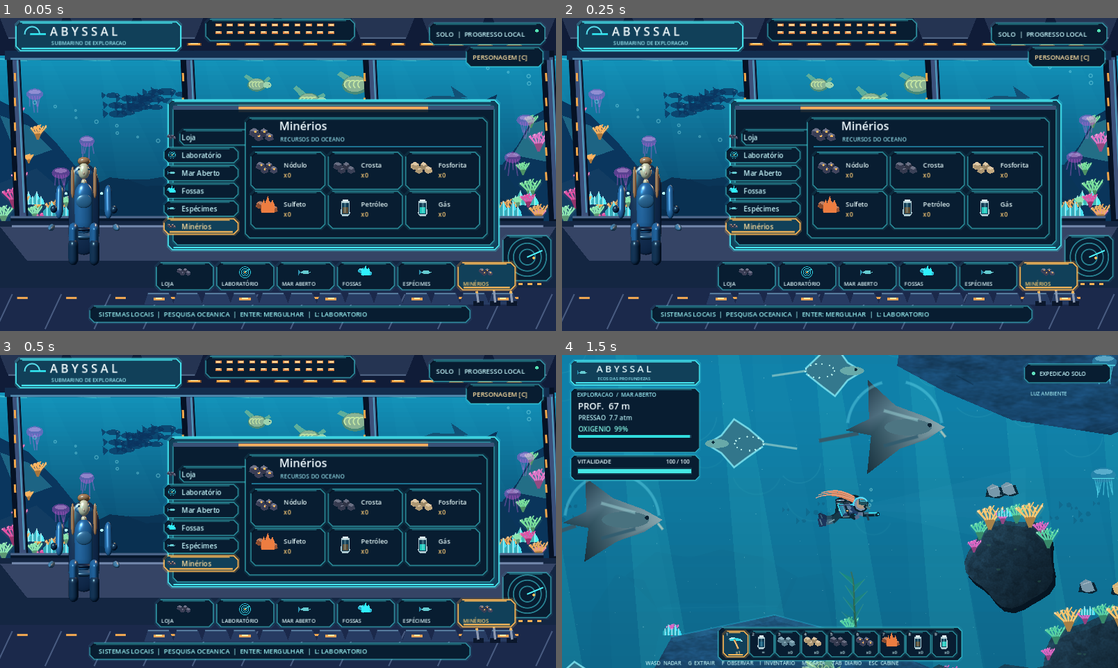
Above: before the commit, frames 1-4 (two rows, left to right).
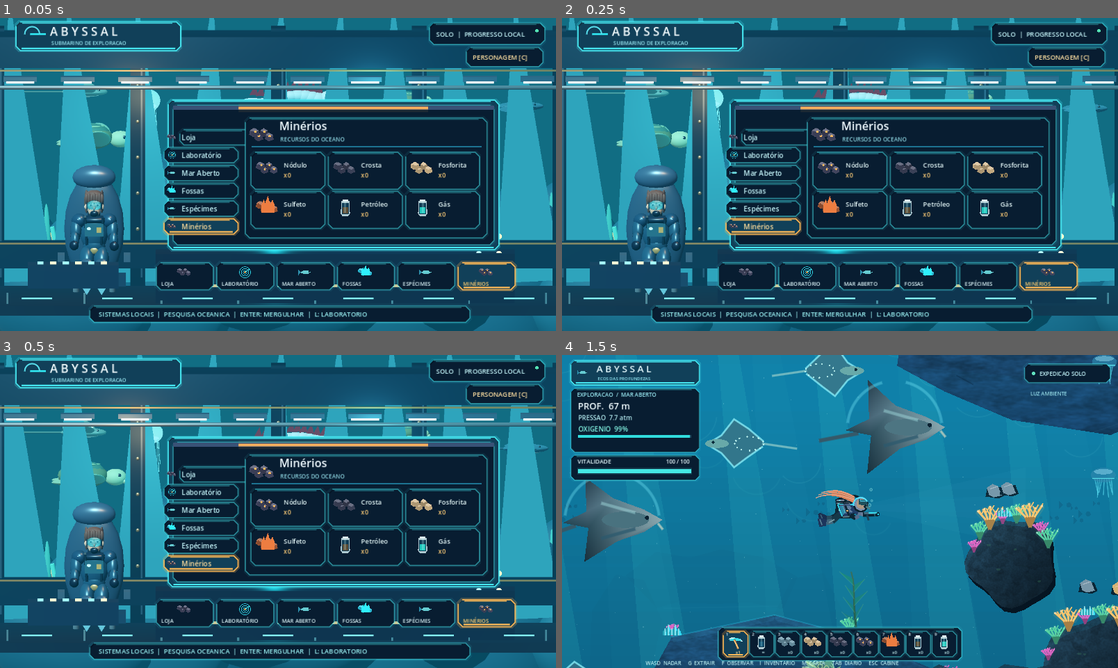
Above: after the commit, the same moments.

Repository: Esaneto/Abyssal-Godot
Game: Godot game, scene res://scenes/main.tscn
Same seed, same stepped clock (60 frames per second), same inputs: the game is played once before the commit and once after it.
Inputs (mouse positions are in pixels of both pictures, inside the frame that each line leads up to):
- Up to frame 1 (0.05 s): no input
- Up to frame 2 (0.25 s): no input
- Up to frame 3 (0.5 s): no input
- Up to frame 4 (1.5 s): tap Enter at 0.5 s; move the mouse to (962, 495) at 0.52 s; hold D (move_right) 0.53-1.25 s; tap V at 0.6 s; click (962, 495) at 0.67 s; tap Space at 0.77, 1.07 s; drag from (728, 527) to (812, 574) at 1.27 s

The runs differ from the first frame. In frame 1, 49% of the frame differs, in the area x 0-100%, y 0-100%; in frame 2, 49%; in frame 3, 49%; in frame 4, nothing differs.

Commit message:
Integrate full living 3D cabin and add native 3D validation captures

Diff:
--- a/scripts/abyssal_main.gd
+++ b/scripts/abyssal_main.gd
@@ -5,11 +5,11 @@
 const CabinArt = preload("res://scripts/native_cabin_art.gd")
 const UIArt = preload("res://scripts/ui_art_primitives.gd")
 const Wardrobe = preload("res://scripts/wardrobe_ui.gd")
-const Pilot3D = preload("res://scripts/native_cabin_pilot_3d.gd")
+const Cabin3D = preload("res://scripts/visuals3d/cabin_renderer.gd")
 const Look = preload("res://scripts/diver_appearance.gd")
 var expedition: Node2D
 var progress: RefCounted
-var cabin_pilot: Node2D
+var cabin_scene: Node
 var lab_open := false
 var lab_selected := 0
 var lab_feedback := ""
@@ -38,10 +38,9 @@
 	time_s = progress.sun_time()
 	for i in range(75):
 		bubbles.append(Vector2(fposmod(float(i * 197 + 31), W), fposmod(float(i * 113 + 47), H)))
-	cabin_pilot = Pilot3D.new()
-	cabin_pilot.name = "AnimatedCabinPilot3D"
-	cabin_pilot.progress = progress
-	add_child(cabin_pilot)
+	cabin_scene = Cabin3D.new()
+	cabin_scene.name = "CinematicCabin3D"
+	add_child(cabin_scene)
 	expedition = ExpeditionScript.new()
 	expedition.name = "ExpedicaoOceanica"
 	expedition.process_mode = Node.PROCESS_MODE_DISABLED
@@ -52,8 +51,10 @@
 
 func _process(delta: float) -> void:
 	time_s += delta
-	if cabin_pilot != null:
-		cabin_pilot.visible = not in_open_sea and not lab_open
+	if cabin_scene != null:
+		cabin_scene.call("set_enabled",not in_open_sea)
+		if not in_open_sea:
+			cabin_scene.call("update_live",time_s,progress.appearance_snapshot())
 	queue_redraw()
 
 func _unhandled_input(event: InputEvent) -> void:
@@ -174,7 +175,13 @@
 func _draw() -> void:
 	if in_open_sea:
 		return
-	CabinArt.paint(self,time_s,menu_selected,progress,menu_feedback)
+	if cabin_scene != null:
+		var cabin_tex: Texture2D = cabin_scene.call("texture")
+		if cabin_tex != null:
+			draw_texture_rect(cabin_tex,Rect2(0.0,0.0,1280.0,720.0),false)
+		CabinArt.paint_ui(self,time_s,menu_selected,progress,menu_feedback)
+	else:
+		CabinArt.paint(self,time_s,menu_selected,progress,menu_feedback)
 	if wardrobe_open:
 		Wardrobe.paint(self,progress.appearance_snapshot(),wardrobe_row)
 	if lab_open:
--- a/scripts/ci_capture.gd
+++ b/scripts/ci_capture.gd
@@ -41,6 +41,15 @@
 	for i in range(18):
 		await process_frame
 	_save_screen("mar-aberto-superficie.png")
+	var expedition = main.get_node("ExpedicaoOceanica")
+	expedition.call("_unhandled_input",_key_event(KEY_V))
+	for i in range(6):
+		await process_frame
+	_save_screen("mar-aberto-modo-2d-comparacao.png")
+	expedition.call("_unhandled_input",_key_event(KEY_V))
+	for i in range(6):
+		await process_frame
+	_save_screen("mar-aberto-nativo-3d.png")
 	_save_screen("mar-aberto-mergulhador.png")
 	var visual_diver := main.get_node("ExpedicaoOceanica/Mergulhador")
 	var close_camera := visual_diver.get_node("CameraExploracao")
--- a/scripts/ci_smoke.gd
+++ b/scripts/ci_smoke.gd
@@ -12,10 +12,20 @@
 	var main := scene.instantiate()
 	root.add_child(main)
 	await process_frame
+	var bridge := main.get_node_or_null("CinematicCabin3D")
+	if bridge == null or bridge.call("texture") == null:
+		push_error("Cabine 3D cinematografica nao inicializou")
+		quit(9)
+		return
 	var world := main.get_node_or_null("ExpedicaoOceanica")
 	if world == null:
 		push_error("Expedicao Oceanica nao foi criada")
 		quit(3)
+		return
+	var renderer := world.get_node_or_null("Native3DOcean")
+	if renderer == null or renderer.call("texture") == null:
+		push_error("Renderizador 3D de oceano indisponivel")
+		quit(10)
 		return
 	main.call("_start_sea")
 	await physics_frame
@@ -48,5 +58,5 @@
 			quit(8)
 			return
 	main.call("_unhandled_input", InputEventKey.new())
-	print("GODOT_SMOKE_PASS: cabine, mar aberto, fisica e escala da fauna")
+	print("GODOT_SMOKE_PASS: cabine 3D, oceano 3D, fisica 2D, fauna e progressao")
 	quit(0)
--- a/scripts/native_cabin_art.gd
+++ b/scripts/native_cabin_art.gd
@@ -35,6 +35,13 @@
 	_paint_monitor(canvas, t, selected, progress)
 	canvas.draw_set_transform(Vector2.ZERO,0.0,Vector2.ONE)
 	_paint_status(canvas, t, status)
+
+static func paint_ui(canvas: Node2D, t: float, selected: int, progress: RefCounted, status: String) -> void:
+	# A genuine rendered 3D bridge fills the background; only interactive controls stay 2D.
+	canvas.draw_set_transform(Vector2(55.0,0.0),0.0,Vector2(0.95,1.0))
+	_paint_monitor(canvas,t,selected,progress)
+	canvas.draw_set_transform(Vector2.ZERO,0.0,Vector2.ONE)
+	_paint_status(canvas,t,status)
 
 static func _paint_ocean(c: CanvasItem, t: float) -> void:
 	var solar := 0.55 + 0.45 * cos(t * TAU / 420.0)
